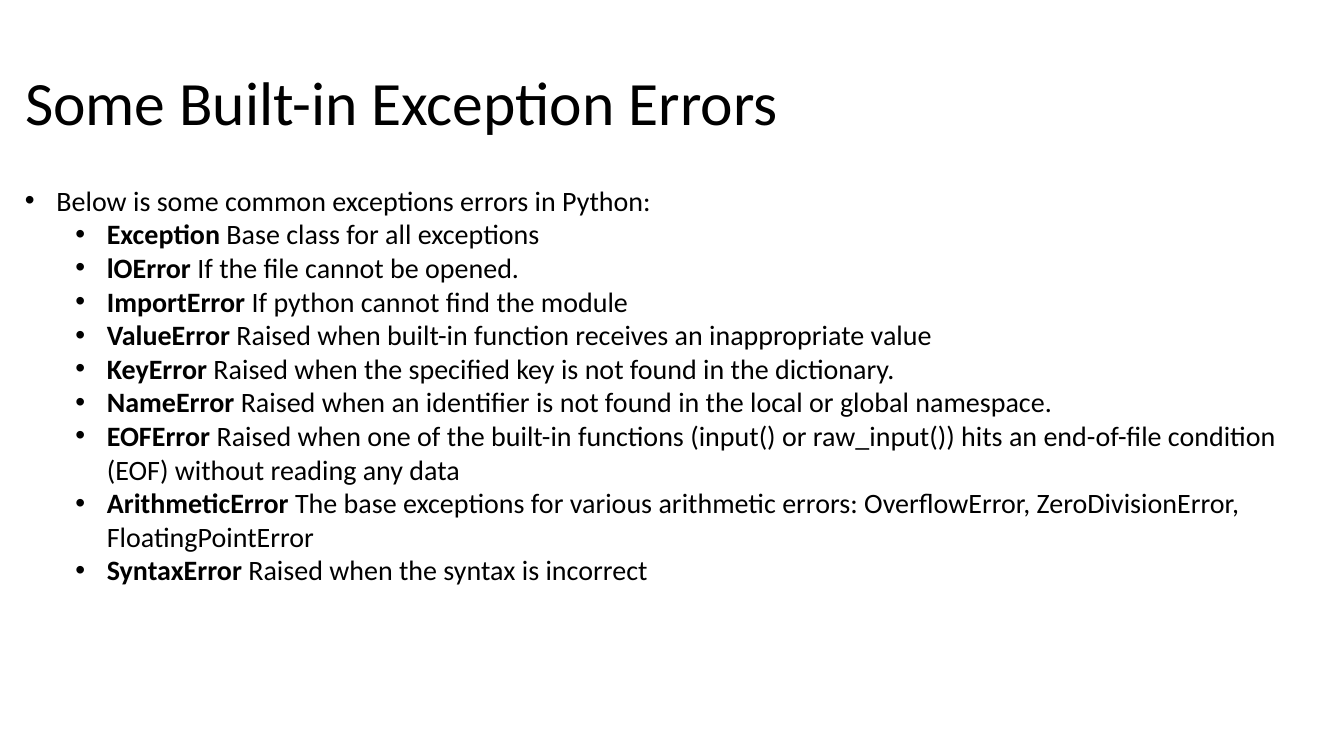
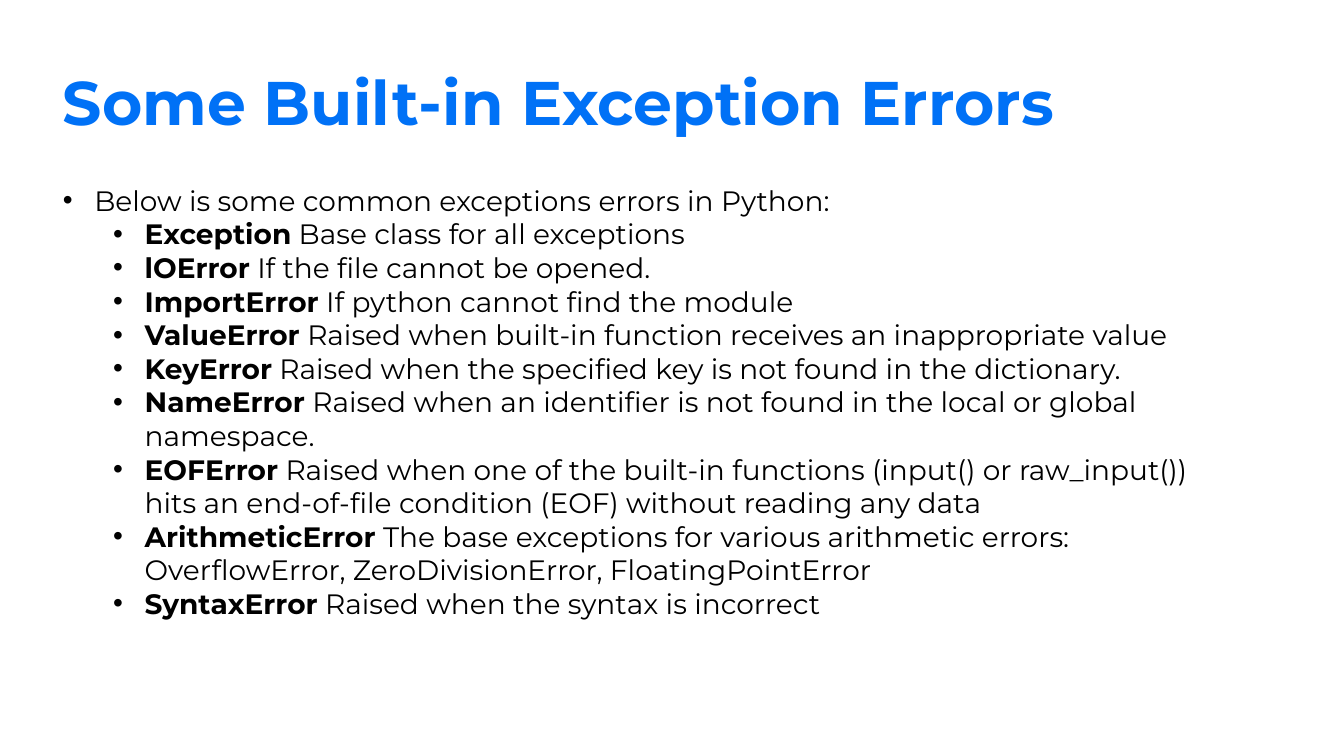
Before and after one commit to Spax04/PythonCourse, a slide deck: slide 5 of adv_new/Module 03 - Exception handling and Logging.pptx. Drawn at 1344x756 pixels with LibreOffice and Linux fonts; fonts in the diff are those of the drawing; background and template pictures are left out. Boxes give left, top, right and bottom in pixels: in the first picture for what was removed or moved away, otherwise in the second. Text is boxed around its words. In the diff, an @@ line names an element or a change of style, - is before the commit and + after.

```diff
--- a/adv_new/Module 03 - Exception handling and Logging.pptx
+++ b/adv_new/Module 03 - Exception handling and Logging.pptx
@@ title "Some Built-in Exception Errors": place and size @@
-title "Some Built-in Exception Errors" at <box>25,82,778,135</box>
+title "Some Built-in Exception Errors" at <box>63,76,1054,137</box>
@@ title "Some Built-in Exception Errors" at <box>63,76,1054,137</box>: font Calibri to Montserrat, text colour #000000 to #0071F6, bold on @@
@@ text "Below is some common exceptions ...": place and size @@
-text "Below is some common exceptions ..." at <box>56,191,1275,585</box>
+text "Below is some common exceptions ..." at <box>94,190,1187,586</box>
@@ text "Below is some common exceptions ..." at <box>94,190,1187,586</box>: font Calibri to Montserrat @@
```
Also in this commit, not shown: 32 other slides changed, 15 other files.
